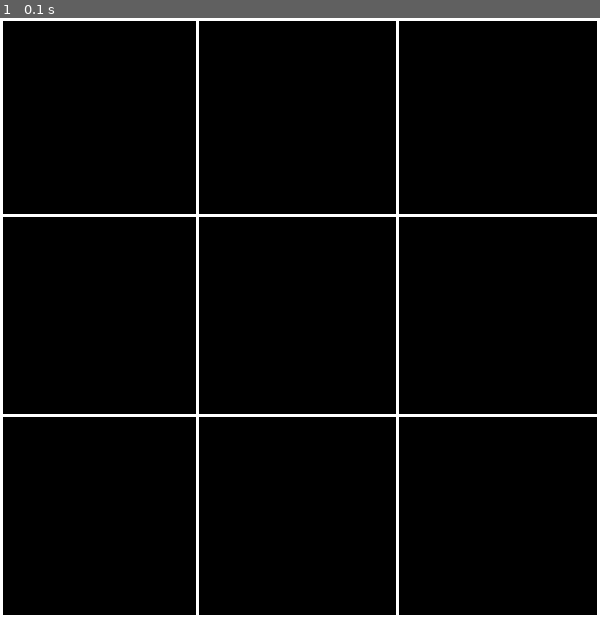
Above: before the commit, frame 1.
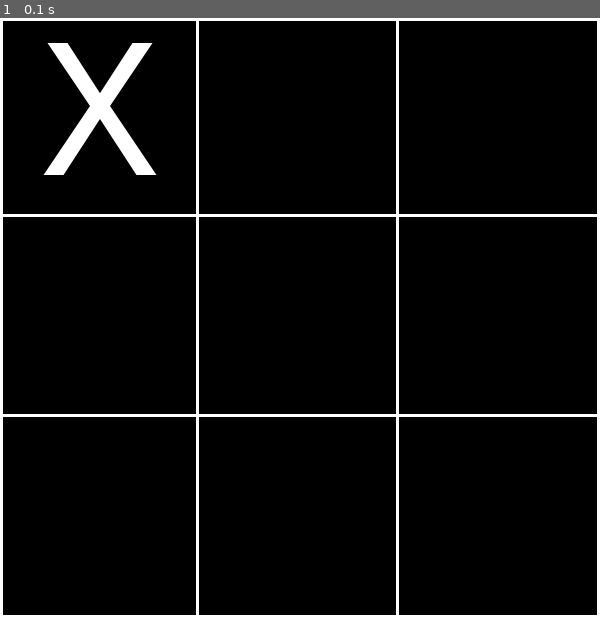
Above: after the commit, the same moment.

Repository: AST9712/A.L.L-Project
Game: pygame game, started from TestGUIs/pygame/pygameDrawingRandom.py
Same seed, same stepped clock (60 frames per second), same inputs: the game is played once before the commit and once after it.
Inputs:
- Up to frame 1 (0.1 s): no input

The runs differ from the first frame. In frame 1, 1.4% of the frame differs, in the area x 7-27%, y 4-27%.

Commit message:
More GUI tests done

Diff:
--- a/TestGUIs/pygame/pygameDrawingRandom.py
+++ b/TestGUIs/pygame/pygameDrawingRandom.py
@@ -8,22 +8,28 @@
 pygame.display.set_caption('Drawing')
 
 # set up the colors
-BLACK = (  0,   0,   0)
+BLACK = (0,   0,   0)
 WHITE = (255, 255, 255)
+
+# font
+myfont = pygame.font.SysFont("monospace", 200)
 
 # draw on the surface object
 DISPLAYSURF.fill(BLACK)
 
-pygame.draw.line(DISPLAYSURF, WHITE, (1, 0), (1, 600), 3) #left
-pygame.draw.line(DISPLAYSURF, WHITE, (0, 1), (600, 1), 3) #top
-pygame.draw.line(DISPLAYSURF, WHITE, (598, 0), (598, 600), 3) #right
-pygame.draw.line(DISPLAYSURF, WHITE, (0, 598), (598, 598), 3) #bottom
+pygame.draw.line(DISPLAYSURF, WHITE, (1, 0), (1, 600), 3)  # left
+pygame.draw.line(DISPLAYSURF, WHITE, (0, 1), (600, 1), 3)  # top
+pygame.draw.line(DISPLAYSURF, WHITE, (598, 0), (598, 600), 3)  # right
+pygame.draw.line(DISPLAYSURF, WHITE, (0, 598), (598, 598), 3)  # bottom
 
-pygame.draw.line(DISPLAYSURF, WHITE, (0, 197), (600, 197), 3) # H1
-pygame.draw.line(DISPLAYSURF, WHITE, (0, 397), (600, 397), 3) # H2
+pygame.draw.line(DISPLAYSURF, WHITE, (0, 197), (600, 197), 3)  # H1
+pygame.draw.line(DISPLAYSURF, WHITE, (0, 397), (600, 397), 3)  # H2
 
-pygame.draw.line(DISPLAYSURF, WHITE, (197, 0), (197, 600), 3) #V1
-pygame.draw.line(DISPLAYSURF, WHITE, (397, 0), (397, 600), 3) #V2
+pygame.draw.line(DISPLAYSURF, WHITE, (197, 0), (197, 600), 3)  # V1
+pygame.draw.line(DISPLAYSURF, WHITE, (397, 0), (397, 600), 3)  # V2
+
+label = myfont.render("X", 1, WHITE)
+DISPLAYSURF.blit(label, (40, -10))
 
 # run the game loop
 while True:
--- a/TestGUIs/pygame/pygameTestGui2.py
+++ b/TestGUIs/pygame/pygameTestGui2.py
@@ -8,11 +8,11 @@
 pygame.display.set_caption('Drawing')
 
 # set up the colors
-BLACK = (  0,   0,   0)
+BLACK = (0,   0,   0)
 WHITE = (255, 255, 255)
 RED   = (255,   0,   0)
-GREEN = (  0, 255,   0)
-BLUE  = (  0,   0, 255)
+GREEN = (0, 255,   0)
+BLUE  = (0,   0, 255)
 
 # draw on the surface object
 DISPLAYSURF.fill(WHITE)
